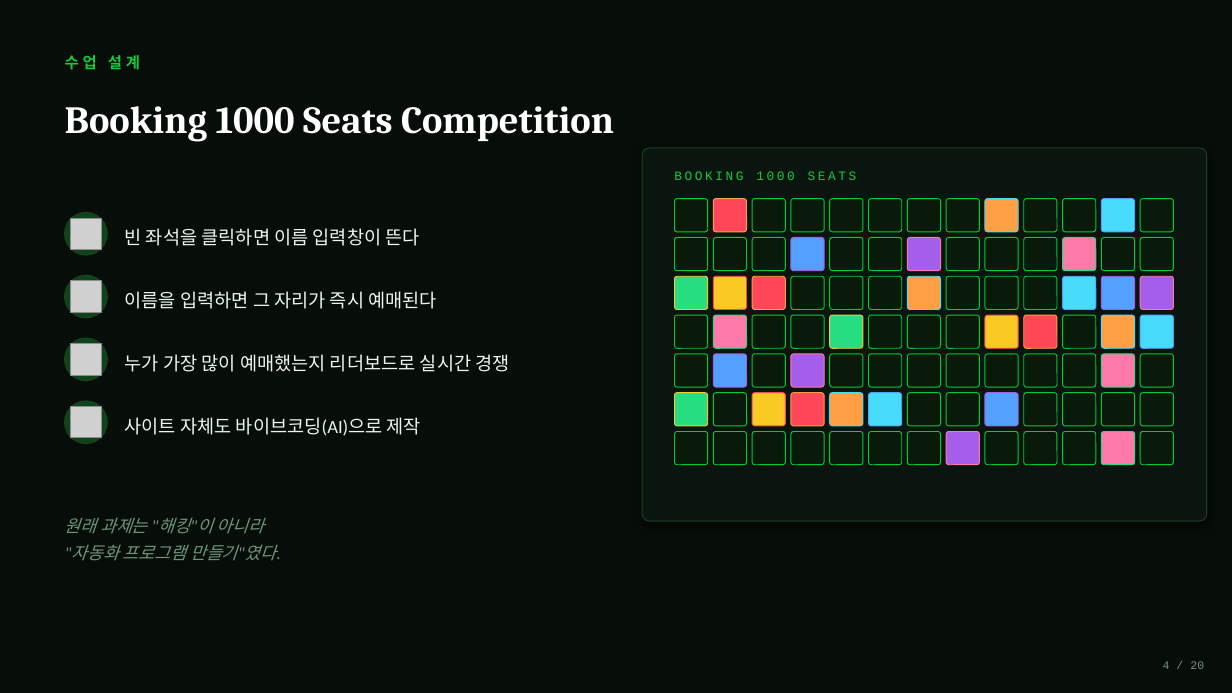
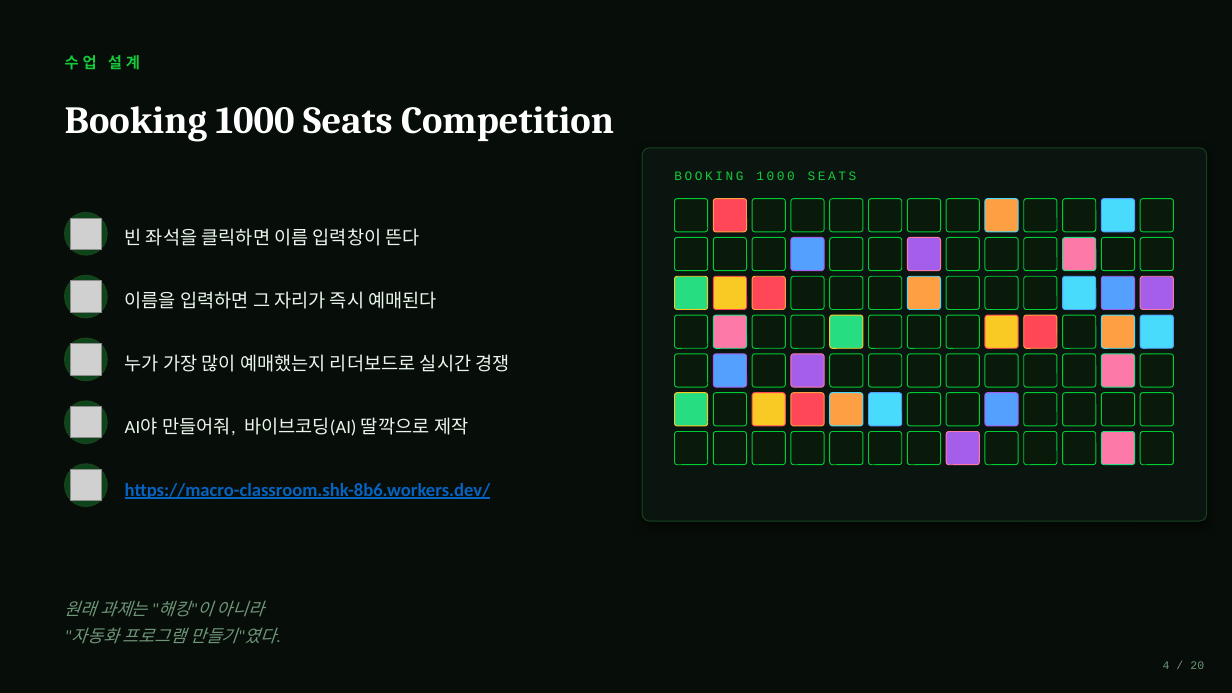
Before and after one commit to shk-cell/Macro_Classroom, a slide deck: slide 5 of 가르치지않아도배운다_발표_v2.pptx (slide 4 before the commit). Drawn at 1232x693 pixels with LibreOffice and Linux fonts; fonts in the diff are those of the drawing; grey boxes stand for pictures. Boxes give left, top, right and bottom in pixels: in the first picture for what was removed or moved away, otherwise in the second. Text is boxed around its words. In the diff, an @@ line names an element or a change of style, - is before the commit and + after.

Commit message:
피피티 업데이트

```diff
--- a/가르치지않아도배운다_발표_v2.pptx
+++ b/가르치지않아도배운다_발표_v2.pptx
@@ text at bbox=[125, 417, 469, 436]: text changed @@
-사이트 자체도 바이브코딩(AI)으로 제작
+AI야 만들어줘, 바이브코딩(AI) 딸깍으로 제작
@@ ellipse added at bbox=[65, 464, 107, 506], fill #0E4419, outline #17431F 1 pt @@
@@ picture added at bbox=[70, 470, 102, 501] @@
@@ text added at bbox=[125, 483, 491, 499], 14.5 pt, text #0563C1, bold, underline @@
+https://macro-classroom.shk-8b6.workers.dev/
@@ text "원래 과제는 "해킹"이 아니라": place and size @@
-text "원래 과제는 "해킹"이 아니라" at bbox=[65, 517, 277, 561]
+text "원래 과제는 "해킹"이 아니라" at bbox=[65, 600, 277, 644]
```
Also in this commit, not shown: 2 other slides changed, 1 slide added, 1 other file.
